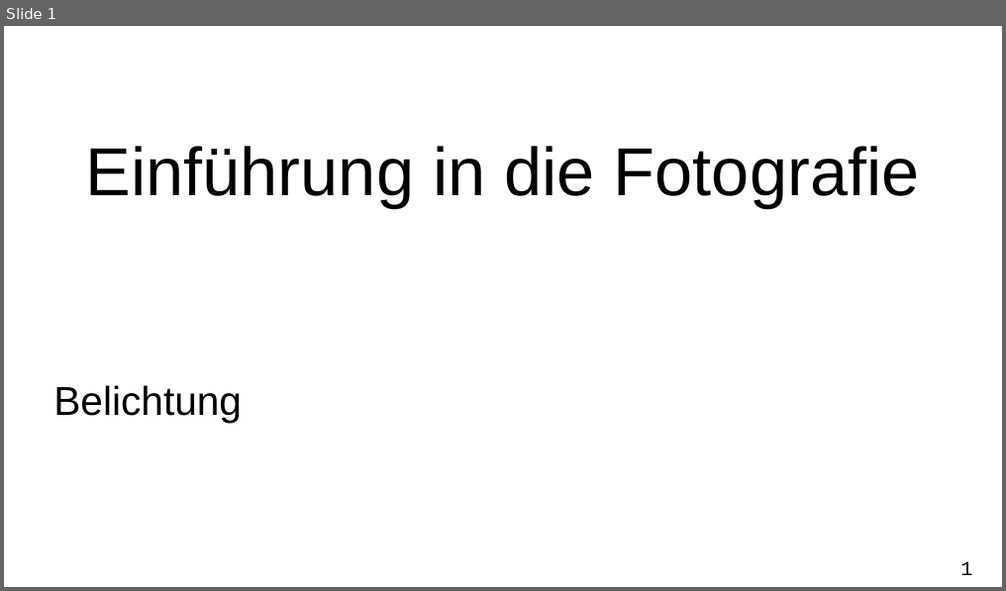
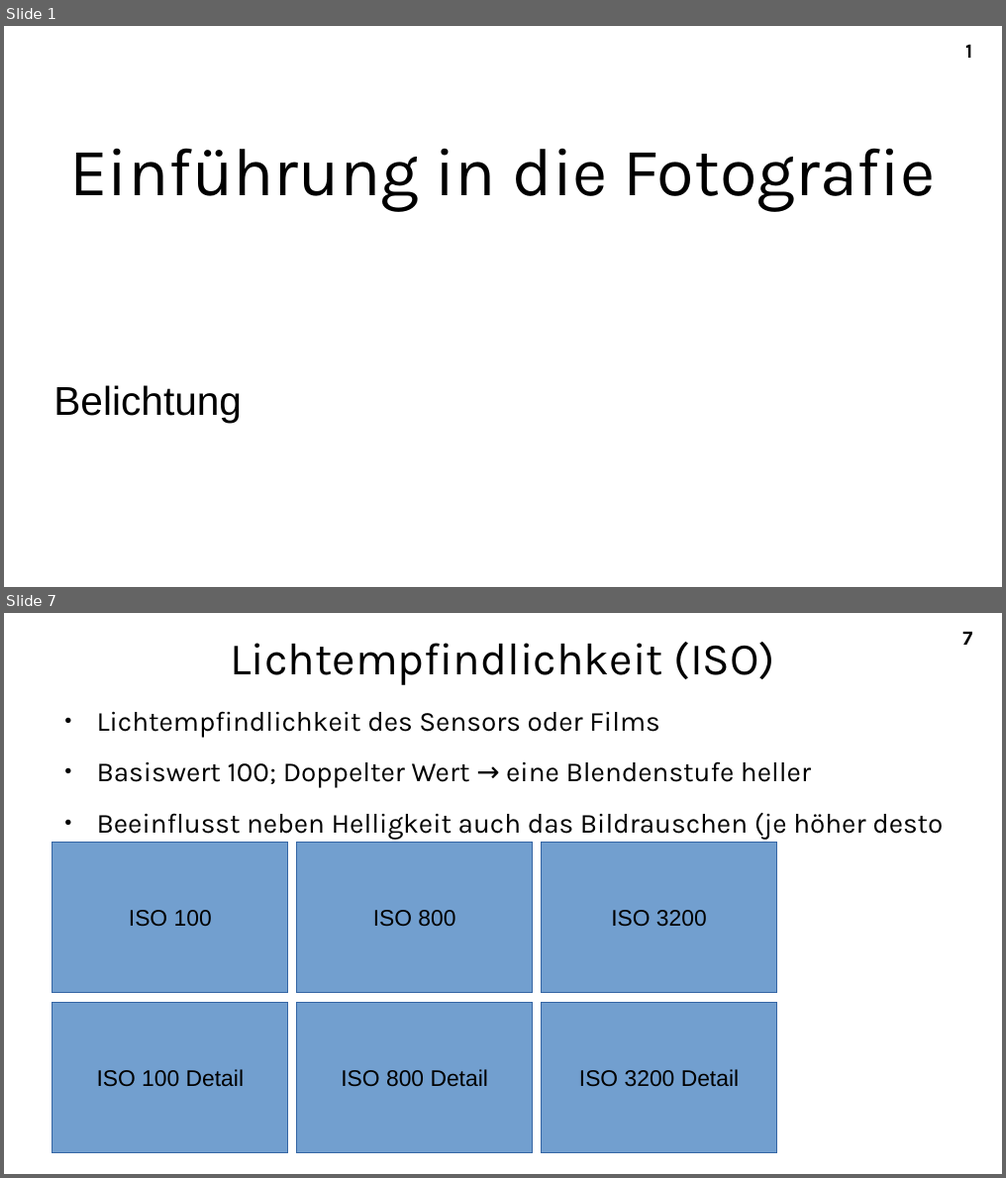
Before and after one commit to A-Schmid/PhotographyCourse, a slide deck: slides_de/exposure.odp. Shown one above the other, each under a label of ours: slide 1 before the commit, slides 1 and 7 after it; the slides between them are not shown. The pictures are 1006x591 and 1006x1178 pixels, drawn with LibreOffice and Linux fonts; fonts in the diff are those of the drawing. Boxes give left, top, right and bottom in pixels: in the first picture for what was removed or moved away, otherwise in the second. Text is boxed around its words. In the diff, an @@ line names an element or a change of style, - is before the commit and + after.

```diff
--- a/slides_de/exposure.odp
+++ b/slides_de/exposure.odp
@@ slide 7 added at bbox=[4, 613, 1002, 1174], background #FFFFFF; not listed: 1 template element that a slide beside it also shows @@
@@ title added at bbox=[230, 642, 775, 685], 36 pt, text #000000 @@
+Lichtempfindlichkeit (ISO)
@@ text added at bbox=[97, 711, 943, 843], 22 pt, text #000000 @@
+● Lichtempfindlichkeit des Sensors oder Films
+● Basiswert 100; Doppelter Wert → eine Blendenstufe heller
+● Beeinflusst neben Helligkeit auch das Bildrauschen (je höher desto mehr)
@@ rectangle added at bbox=[53, 842, 288, 993], fill #729FCF, outline #3465A4 0 pt, 18 pt, text #000000 @@
+ISO 100
@@ rectangle added at bbox=[297, 842, 533, 993], fill #729FCF, outline #3465A4 0 pt, 18 pt, text #000000 @@
+ISO 800
@@ rectangle added at bbox=[542, 842, 777, 993], fill #729FCF, outline #3465A4 0 pt, 18 pt, text #000000 @@
+ISO 3200
@@ rectangle added at bbox=[53, 1002, 288, 1154], fill #729FCF, outline #3465A4 0 pt, 18 pt, text #000000 @@
+ISO 100 Detail
@@ rectangle added at bbox=[297, 1002, 533, 1154], fill #729FCF, outline #3465A4 0 pt, 18 pt, text #000000 @@
+ISO 800 Detail
@@ rectangle added at bbox=[542, 1002, 777, 1154], fill #729FCF, outline #3465A4 0 pt, 18 pt, text #000000 @@
+ISO 3200 Detail
@@ slide 1 changed as well @@
@@ title "Einführung in die Fotografie" at bbox=[69, 148, 936, 212]: font Arial to Karla @@
@@ page number: place and size @@
-page number at bbox=[960, 562, 972, 575]
+page number at bbox=[965, 44, 972, 58]
@@ page number at bbox=[965, 44, 972, 58]: font Courier New to Karla, bold on @@
```
Also in this commit, not shown: 8 other slides added, 1 slide removed, 2 other files.
